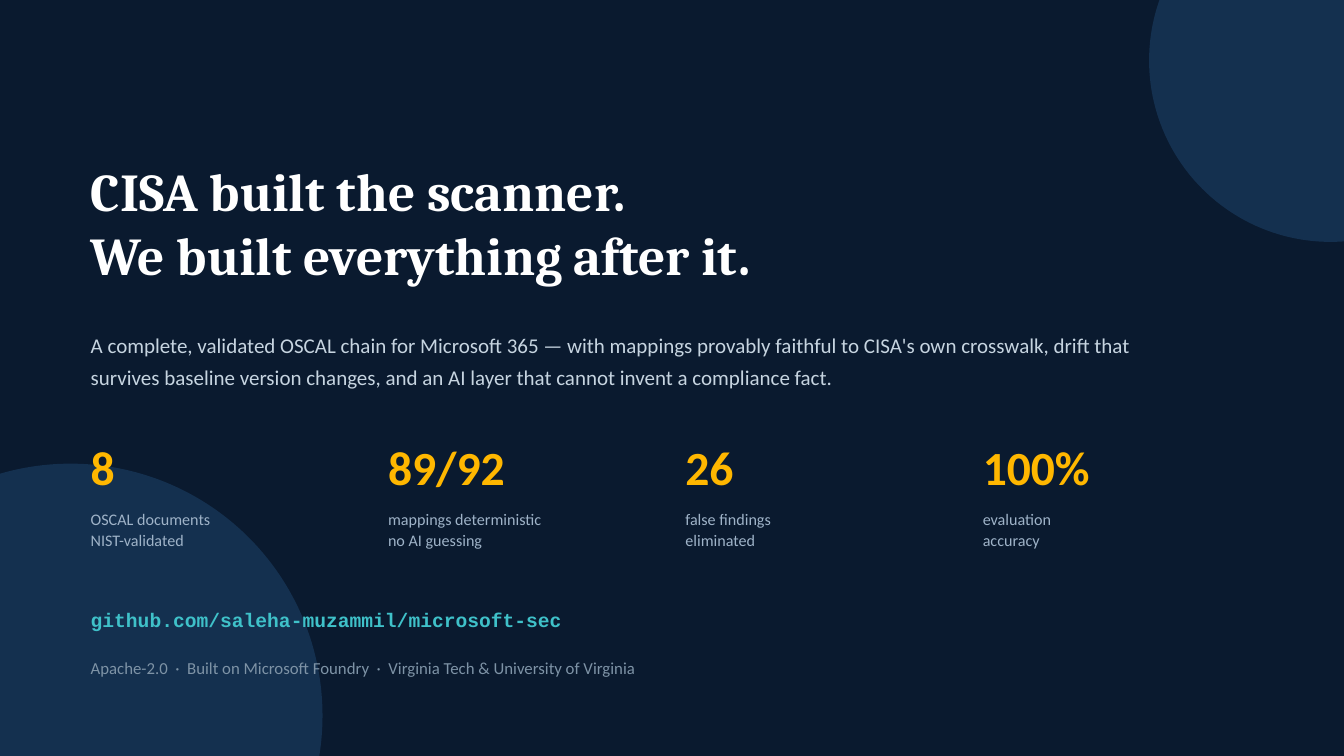
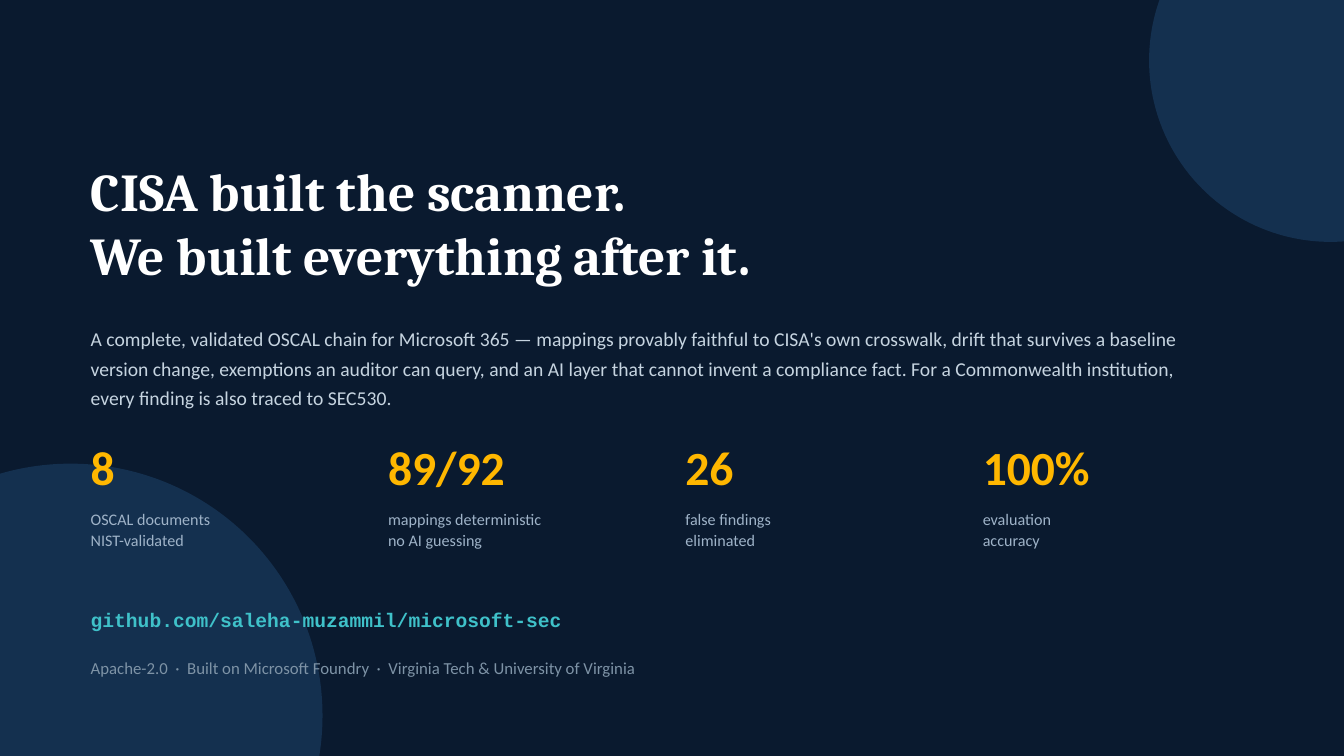
Before and after one commit to saleha-muzammil/microsoft-sec, a slide deck: slide 14 of docs/presentation.pptx (slide 12 before the commit). Drawn at 1344x756 pixels with LibreOffice and Linux fonts; fonts in the diff are those of the drawing. Boxes give left, top, right and bottom in pixels: in the first picture for what was removed or moved away, otherwise in the second. Text is boxed around its words. In the diff, an @@ line names an element or a change of style, - is before the commit and + after.

```diff
--- a/docs/presentation.pptx
+++ b/docs/presentation.pptx
@@ text at (91,332,1176,409): text changed; size 15 to 14 pt @@
-A complete, validated OSCAL chain for Microsoft 365 — with mappings provably faithful to CISA's own crosswalk, drift that survives baseline version changes, and an AI layer that cannot invent a compliance fact.
+A complete, validated OSCAL chain for Microsoft 365 — mappings provably faithful to CISA's own crosswalk, drift that survives a baseline version change, exemptions an auditor can query, and an AI layer that cannot invent a compliance fact. For a Commonwealth institution, every finding is also traced to SEC530.
```
Also in this commit, not shown: 4 other slides changed, 2 slides added, 45 other files.
